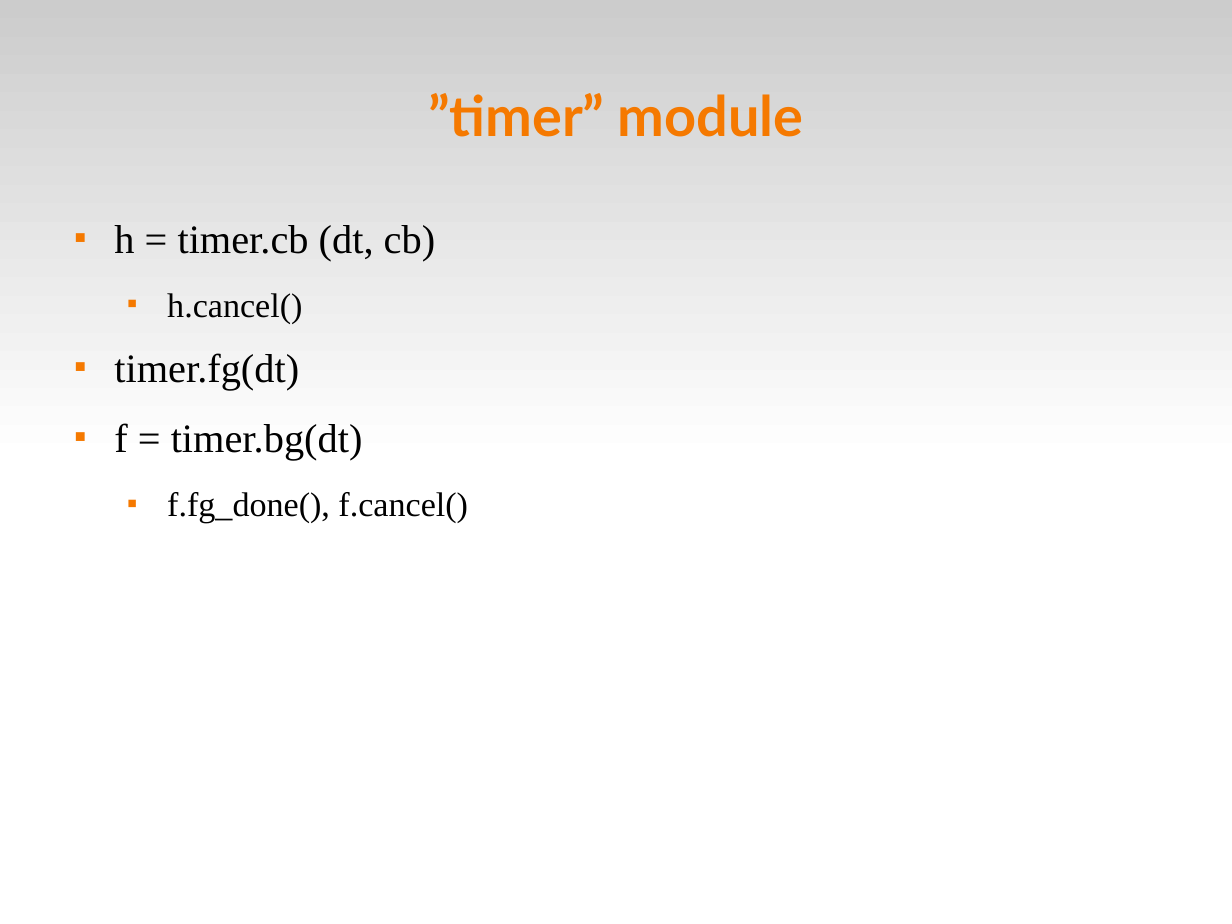
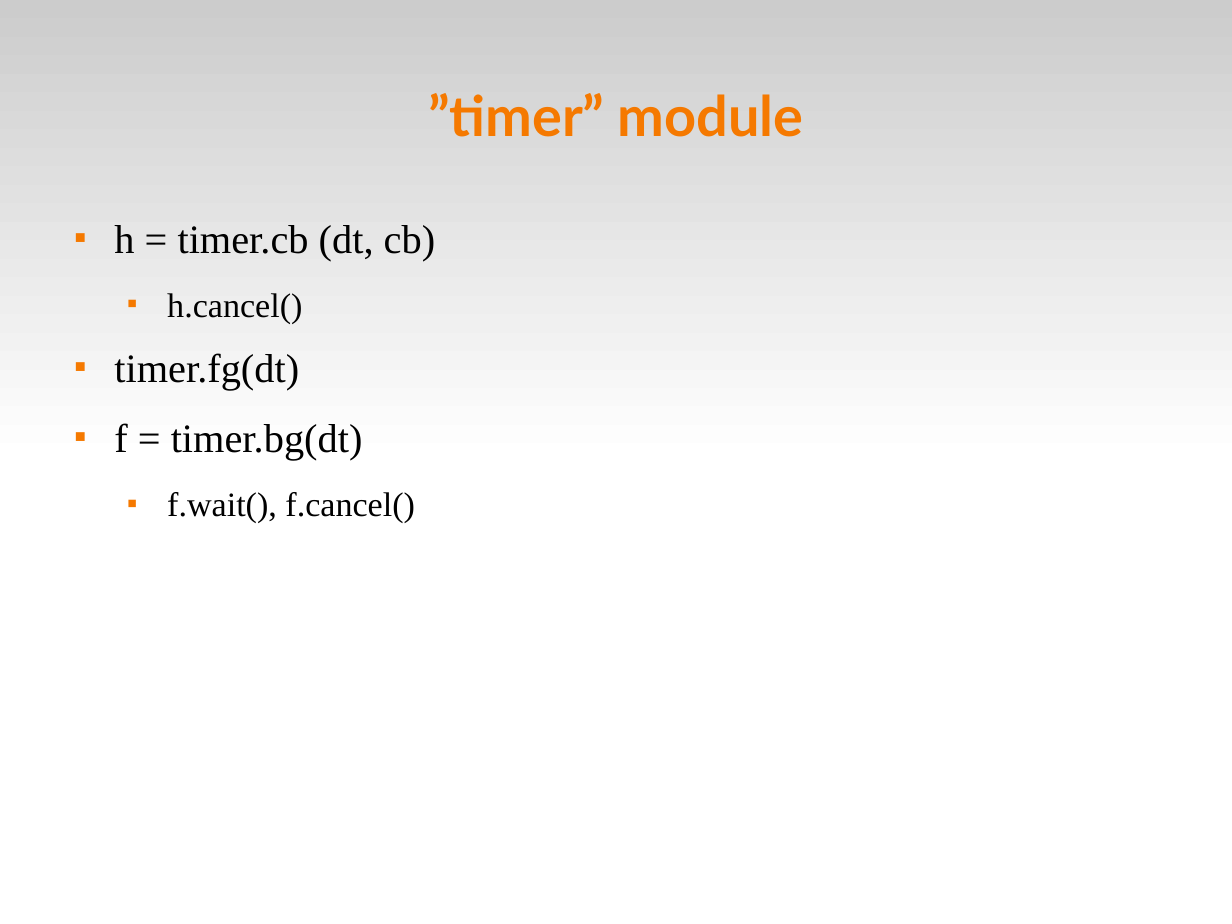
Before and after one commit to fsantanna/events, a slide deck: slide 18 of evt.odp. Drawn at 1232x924 pixels with LibreOffice and Linux fonts; fonts in the diff are those of the drawing. Boxes give left, top, right and bottom in pixels: in the first picture for what was removed or moved away, otherwise in the second. Text is boxed around its words. In the diff, an @@ line names an element or a change of style, - is before the commit and + after.

Commit message:
(^) fg_done => wait

```diff
--- a/evt.odp
+++ b/evt.odp
@@ text at [167,492,415,523]: text changed @@
-  ■ f.fg_done(), f.cancel()
+  ■ f.wait(), f.cancel()
```
Also in this commit, not shown: 5 other slides changed, 4 other files.
